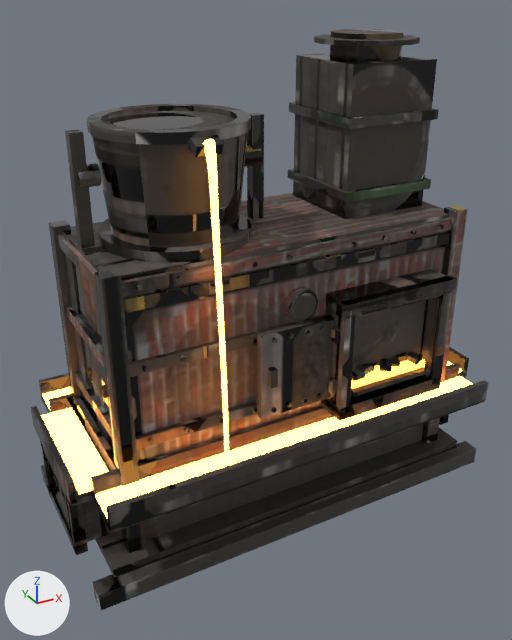
Two versions of the Blender file Art/feM_Foundry/hd/feM_Foundry_HD.blend, one commit apart.
Before and after are seen from a camera (50 mm lens) standing at (-1.42, -2.51, 2.22) and looking at (-0.06, -0.04, 0.87). Arrows for +X, +Y and +Z are at lower left; the lights stay in place. The older version comes first.

Names of what the first picture shows: 'FePour_Foundry', 'feM_Foundry_Base'.
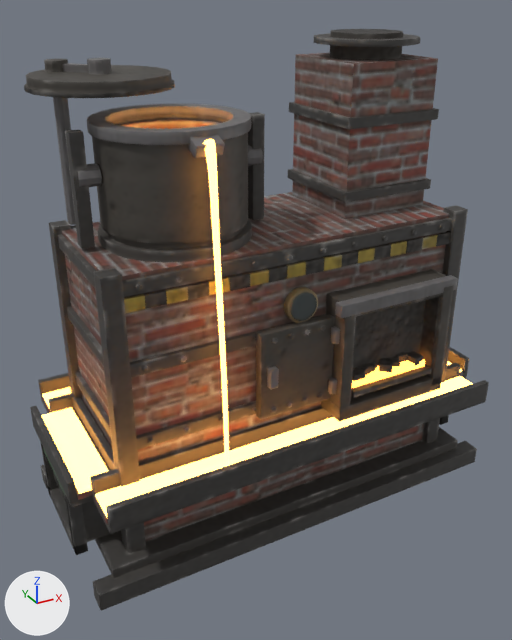
Location of each change, [x1, y1, x2, y2] in pixels of the pictures (512 x 640 px; the box of a moved part takes in the faces that stretch with it):
'feM_Foundry_Base', reshaped: before [30, 29, 489, 610]; after [24, 29, 489, 611]
part 1 of me_fem_foundry_base, added: after [57, 218, 452, 297]
part 2 of me_fem_foundry_base, added: after [94, 268, 146, 554]
part 3 of me_fem_foundry_base, moved or reshaped (mostly hidden before): before [41, 396, 50, 413]; after [93, 401, 485, 534]
part 4 of me_fem_foundry_base, moved or reshaped (mostly hidden afterwards): before [93, 402, 482, 533]; after [41, 397, 49, 413]
part 5 of me_fem_foundry_base, moved or reshaped (mostly hidden): before [460, 373, 466, 378]; after [72, 495, 93, 507]
part 6 of me_fem_foundry_base, moved or reshaped (mostly hidden afterwards): before [72, 411, 110, 506]; after [461, 373, 466, 379]
part 7 of me_fem_foundry_base, added: after [106, 227, 244, 249]
part 8 of me_fem_foundry_base, added: after [53, 97, 76, 225]
part 9 of me_fem_foundry_base, added: after [44, 59, 68, 72]
part 10 of me_fem_foundry_base, moved or reshaped (not visible before): after [26, 65, 172, 93]
part 11 of me_fem_foundry_base, added: after [24, 79, 175, 98]
part 12 of me_fem_foundry_base, added: after [87, 58, 112, 74]
part 13 of me_fem_foundry_base, rebuilt: before [92, 111, 248, 248]; after [92, 113, 248, 244]
part 14 of me_fem_foundry_base, added (orange): after [120, 119, 219, 129]
part 15 of me_fem_foundry_base, deleted: before [58, 218, 452, 297]
part 16 of me_fem_foundry_base, deleted: before [94, 269, 145, 553]
part 17 of me_fem_foundry_base, moved or reshaped: before [87, 104, 251, 157]; after [62, 63, 251, 158]
part 18 of me_fem_foundry_base, moved or reshaped: before [288, 290, 318, 322]; after [286, 290, 318, 323]
part 19 of me_fem_foundry_base, surface changed: [31, 29, 488, 610] in both

Diff of the bpy script that builds the scene:
```diff
--- a/Art/feM_Foundry/hd/feM_Foundry_HD.blend.py
+++ b/Art/feM_Foundry/hd/feM_Foundry_HD.blend.py
@@ me_fem_foundry_base @@
 # used by ob_fem_foundry_base; location = (0.0, 0.0, 0.0)
-me_fem_foundry_base.from_pydata(...)  # 2224 vertices, 1568 faces; spans x -1.01..1.01, y -0.52..0.52, z 0.0..2.02
+me_fem_foundry_base.from_pydata(...)  # 2706 vertices, 1951 faces; spans x -1.01..1.01, y -0.52..0.52, z 0.0..2.02
+# me_fem_foundry_base part 1: a new loose piece, a box spanning x -0.802..0.802, y -0.332..0.332, z 1.233..1.287, in mat_fem_foundry_hd
+# me_fem_foundry_base part 2: a new loose piece, a box spanning x -0.817..-0.743, y -0.347..-0.273, z 0.098..1.322, in mat_fem_foundry_hd
+# me_fem_foundry_base part 3: the loose piece of 8 vertices spanning x -0.92..0.92, y 0.31..0.51, z 0.41..0.43 is moved by (0.0, -0.82, 0.0)
+# me_fem_foundry_base part 4: the loose piece of 8 vertices spanning x -0.92..0.92, y -0.51..-0.31, z 0.41..0.43 is moved by (0.0, 0.82, 0.0)
+# me_fem_foundry_base part 5: the loose piece of 8 vertices spanning x 0.8..1.0, y -0.3..0.3, z 0.41..0.43 is moved by (-1.8, 0.0, 0.0)
+# me_fem_foundry_base part 6: the loose piece of 8 vertices spanning x -1.0..-0.8, y -0.3..0.3, z 0.41..0.43 is moved by (1.8, 0.0, 0.0)
+# me_fem_foundry_base part 7: a new loose piece, a 24-sided cylinder along z spanning x -0.672..-0.128, y -0.272..0.272, z 1.338..1.402, in mat_fem_foundry_hd
+# me_fem_foundry_base part 8: a new loose piece, a 10-sided cylinder along z spanning x -0.745..-0.695, y 0.273..0.327, z 1.318..1.942, in mat_fem_foundry_hd
+# me_fem_foundry_base part 9: a new loose piece, a 10-sided cylinder along z spanning x -0.76..-0.68, y 0.258..0.342, z 1.893..1.947, in mat_fem_foundry_hd
+# me_fem_foundry_base part 10: the loose piece of 48 vertices spanning x -0.65..-0.15, y -0.25..0.25, z 1.69..1.71 is moved by (-0.2, 0.16, 0.19), in mat_fem_foundry_hd
+# me_fem_foundry_base part 11: a new loose piece, a 24-sided cylinder along z spanning x -0.871..-0.329, y -0.111..0.431, z 1.859..1.873, in mat_fem_foundry_hd
+# me_fem_foundry_base part 12: a new loose piece, a 10-sided cylinder along z spanning x -0.64..-0.56, y 0.118..0.202, z 1.903..1.957, in mat_fem_foundry_hd
+# me_fem_foundry_base part 13: the loose piece of 48 vertices spanning x -0.69..-0.11, y -0.29..0.29, z 1.34..1.74 is rebuilt with 112 vertices and now spans x -0.69..-0.11, y -0.29..0.29, z 1.37..1.73
+# me_fem_foundry_base part 14: a new loose piece of 112 vertices spanning x -0.64..-0.16, y -0.24..0.24, z 1.41..1.71, in mat_fem_foundry_hd
+# me_fem_foundry_base part 15: the loose piece of 8 vertices spanning x -0.8..0.8, y -0.33..0.33, z 1.24..1.28 is deleted
+# me_fem_foundry_base part 16: the loose piece of 8 vertices spanning x -0.81..-0.74, y -0.34..-0.28, z 0.1..1.32 is deleted
+# me_fem_foundry_base part 17: 92 vertices removed from x -0.69..-0.11, y -0.34..0.29, z 1.72..1.76; 116 vertices added at x -0.73..-0.11, y -0.35..0.31, z 1.72..1.93
+# me_fem_foundry_base part 18: 4 vertices moved within x -0.06..0.02, y -0.36..-0.33, z 1.0; 8 vertices removed from x -0.06..0.02, y -0.36..-0.33, z 1.0..1.01; 8 vertices added at x -0.07..0.03, y -0.36..-0.32, z 0.99..1.0
+# me_fem_foundry_base part 19: 1277 kept faces spanning x -1.01..1.01, y -0.52..0.52, z 0.0..2.02 get new texture (UV) coordinates
+# other edits to the shape of me_fem_foundry_base do not show in these pictures
 me_fem_foundry_base.materials.append(mat_fem_foundry_hd)
```
